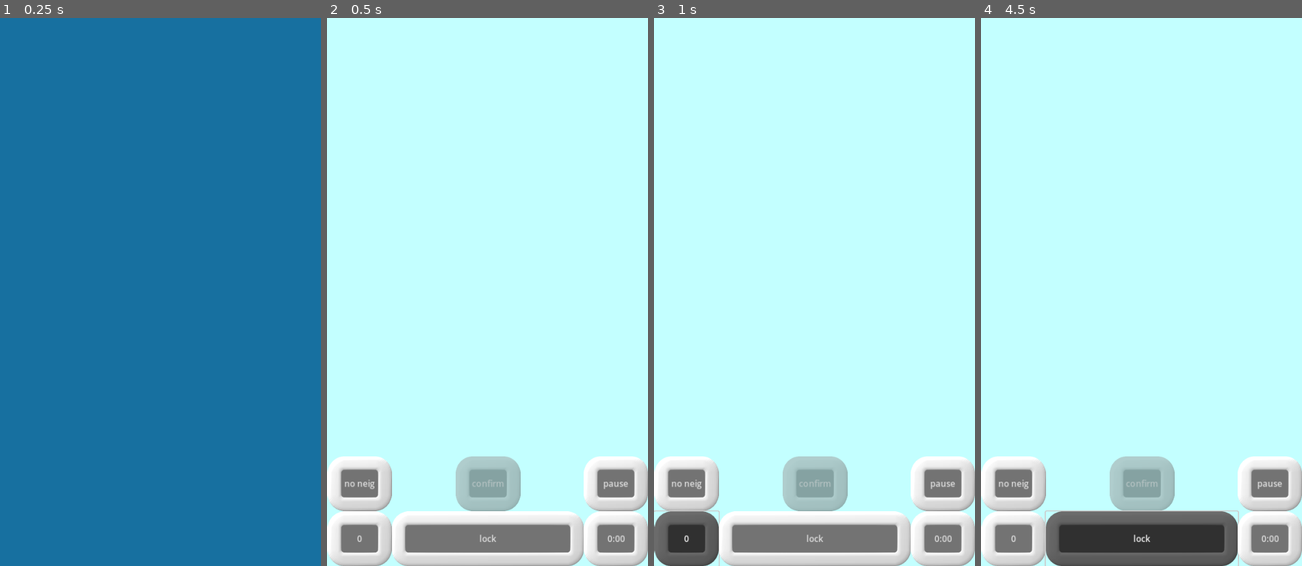
Above: before the commit, frames 1-4 (left to right).
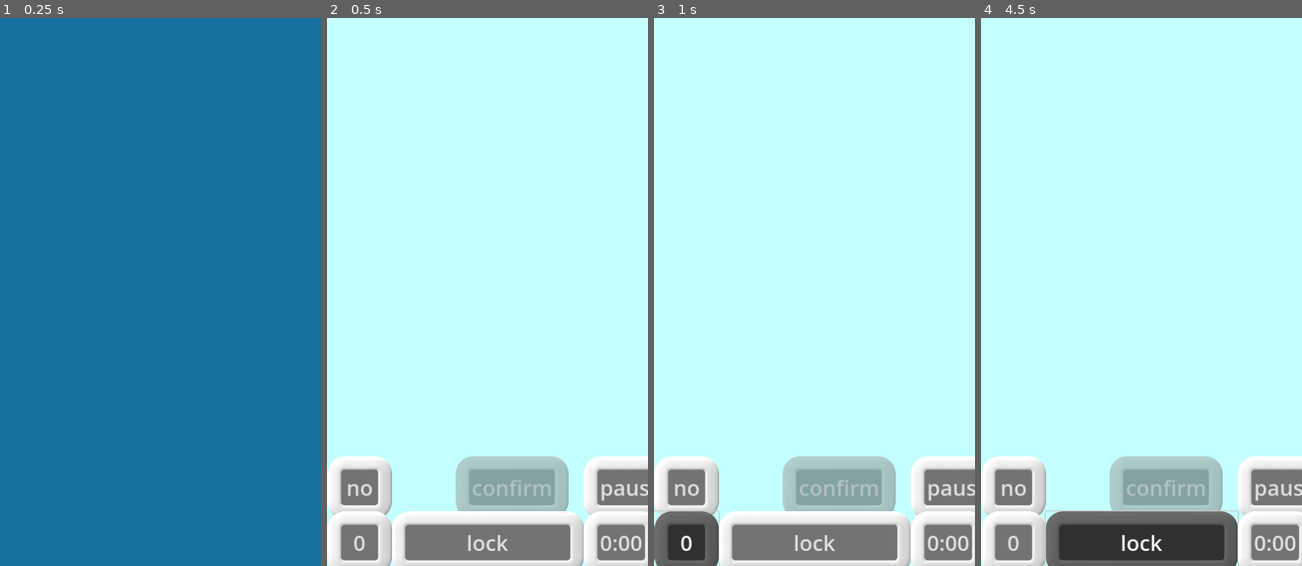
Above: after the commit, the same moments.

Repository: WalynC/sphereSweeperGodot
Game: Godot game, scene res://mainScenes/game.tscn
Two runs of this game, one before a commit and one after it. Both use one fixed random seed, a clock stepped at 60 frames per second and the inputs below. Sound files missing from this copy of the repository are replaced by a short silence.
Inputs:
- Up to frame 1 (0.25 s): no input
- Up to frame 2 (0.5 s): no input
- Up to frame 3 (1 s): click "0" at 0.5 s
- Up to frame 4 (4.5 s): click "lock" at 1.25 s; click "0:00" at 2 s; click "0" at 2.75 s; click "0" at 3.5 s; click "lock" at 4.25 s

Frame 1 is identical in both runs. In frame 2, 6.1% of the frame differs, in the area x 0-100%, y 80-100%; in frame 3, 6.0%; in frame 4, 5.6%.

Commit message:
Improves various UI elements

Diff:
--- a/mainScenes/menu_scene.tscn
+++ b/mainScenes/menu_scene.tscn
@@ -36,8 +36,9 @@
 
 [node name="mainMenu" parent="menu root" node_paths=PackedStringArray("basicGameUI", "optionsMenuUI") instance=ExtResource("1_6ny5j")]
 layout_mode = 1
-offset_top = 1023.0
-offset_bottom = 1023.0
+offset_top = 1024.0
+offset_bottom = 2048.0
+scale = Vector2(0.5, 0.5)
 basicGameUI = NodePath("../newGameBasicMenu")
 optionsMenuUI = NodePath("../options_menu")
 
@@ -53,15 +54,19 @@
 [node name="SubViewportContainer" type="SubViewportContainer" parent="menu root/mainMenu/TextureRect2"]
 layout_mode = 1
 anchors_preset = -1
+anchor_left = 0.175
 anchor_top = 0.5
+anchor_right = 0.175
 anchor_bottom = 0.5
-offset_left = -24.0
+offset_left = -100.0
 offset_top = -100.0
-offset_right = 176.0
+offset_right = 100.0
 offset_bottom = 100.0
 grow_horizontal = 2
 grow_vertical = 2
+scale = Vector2(2, 2)
 pivot_offset = Vector2(100, 100)
+stretch = true
 
 [node name="SubViewport" type="SubViewport" parent="menu root/mainMenu/TextureRect2/SubViewportContainer"]
 transparent_bg = true
@@ -99,7 +104,8 @@
 [node name="newGameBasicMenu" parent="menu root" node_paths=PackedStringArray("mainMenuUI", "customGameUI") instance=ExtResource("2_0f0tg")]
 layout_mode = 1
 offset_top = 1024.0
-offset_bottom = 1024.0
+offset_bottom = 2048.0
+scale = Vector2(0.5, 0.5)
 mainMenuUI = NodePath("../mainMenu")
 customGameUI = NodePath("../customGameMenu")
 
--- a/uiScenes/main_menu.tscn
+++ b/uiScenes/main_menu.tscn
@@ -7,6 +7,8 @@
 anchors_preset = 15
 anchor_right = 1.0
 anchor_bottom = 1.0
+offset_right = 600.0
+offset_bottom = 1024.0
 grow_horizontal = 2
 grow_vertical = 2
 script = ExtResource("1_lohpg")
@@ -16,25 +18,25 @@
 layout_mode = 1
 anchors_preset = -1
 anchor_left = 0.3
-anchor_top = 0.3
+anchor_top = 0.4
 anchor_right = 0.7
-anchor_bottom = 0.4
+anchor_bottom = 0.45
 text = "continue"
 
 [node name="new" type="Button" parent="."]
 layout_mode = 1
 anchors_preset = -1
 anchor_left = 0.3
-anchor_top = 0.4
+anchor_top = 0.475
 anchor_right = 0.7
-anchor_bottom = 0.5
+anchor_bottom = 0.525
 text = "new"
 
 [node name="tut" type="Button" parent="."]
 layout_mode = 1
 anchors_preset = -1
 anchor_left = 0.3
-anchor_top = 0.5
+anchor_top = 0.55
 anchor_right = 0.7
 anchor_bottom = 0.6
 text = "tutorial"
@@ -43,9 +45,9 @@
 layout_mode = 1
 anchors_preset = -1
 anchor_left = 0.3
-anchor_top = 0.6
+anchor_top = 0.625
 anchor_right = 0.7
-anchor_bottom = 0.7
+anchor_bottom = 0.675
 text = "options"
 
 [node name="quit" type="Button" parent="."]
@@ -54,7 +56,7 @@
 anchor_left = 0.3
 anchor_top = 0.7
 anchor_right = 0.7
-anchor_bottom = 0.8
+anchor_bottom = 0.75
 text = "quit
 "
 
--- a/uiScenes/new_game_basic_menu.tscn
+++ b/uiScenes/new_game_basic_menu.tscn
@@ -7,6 +7,8 @@
 anchors_preset = 15
 anchor_right = 1.0
 anchor_bottom = 1.0
+offset_right = 600.0
+offset_bottom = 1024.0
 grow_horizontal = 2
 grow_vertical = 2
 script = ExtResource("1_i18yl")
--- a/visualThemes/dayVisualTheme/Day_normalStyleBox.tres
+++ b/visualThemes/dayVisualTheme/Day_normalStyleBox.tres
@@ -8,3 +8,5 @@
 texture_margin_top = 30.0
 texture_margin_right = 30.0
 texture_margin_bottom = 30.0
+axis_stretch_horizontal = 2
+axis_stretch_vertical = 2
--- a/visualThemes/dayVisualTheme/dayTheme.tres
+++ b/visualThemes/dayVisualTheme/dayTheme.tres
@@ -6,6 +6,7 @@
 [ext_resource type="StyleBox" uid="uid://dyyvms48jutj5" path="res://visualThemes/dayVisualTheme/Day_pressedStyleBox.tres" id="4_iatxw"]
 
 [resource]
+Button/font_sizes/font_size = 40
 Button/styles/disabled = ExtResource("1_1p4wx")
 Button/styles/hover = ExtResource("2_cunrk")
 Button/styles/normal = ExtResource("3_o2434")
--- /dev/null
+++ b/visualThemes/nightVisualTheme/buttonStylebox.tres
@@ -0,0 +1,10 @@
+[gd_resource type="StyleBoxTexture" load_steps=2 format=3 uid="uid://c213432vcecjo"]
+
+[ext_resource type="Texture2D" uid="uid://bc3pf5qrr28e4" path="res://darkUI2.png" id="1_2wfoi"]
+
+[resource]
+texture = ExtResource("1_2wfoi")
+texture_margin_left = 30.0
+texture_margin_top = 30.0
+texture_margin_right = 30.0
+texture_margin_bottom = 30.0
--- a/visualThemes/nightVisualTheme/nightTheme.tres
+++ b/visualThemes/nightVisualTheme/nightTheme.tres
@@ -1,13 +1,9 @@
-[gd_resource type="Theme" load_steps=3 format=3 uid="uid://bchh2rjn1dcmx"]
+[gd_resource type="Theme" load_steps=2 format=3 uid="uid://bchh2rjn1dcmx"]
 
-[ext_resource type="Texture2D" uid="uid://bc3pf5qrr28e4" path="res://darkUI2.png" id="1_h0qma"]
-
-[sub_resource type="StyleBoxTexture" id="StyleBoxTexture_02ajx"]
-texture = ExtResource("1_h0qma")
-texture_margin_left = 30.0
-texture_margin_top = 30.0
-texture_margin_right = 30.0
-texture_margin_bottom = 30.0
+[ext_resource type="StyleBox" uid="uid://c213432vcecjo" path="res://visualThemes/nightVisualTheme/buttonStylebox.tres" id="1_s87gc"]
 
 [resource]
-Button/styles/normal = SubResource("StyleBoxTexture_02ajx")
+Button/styles/disabled = ExtResource("1_s87gc")
+Button/styles/focus = ExtResource("1_s87gc")
+Button/styles/hover = ExtResource("1_s87gc")
+Button/styles/normal = ExtResource("1_s87gc")
